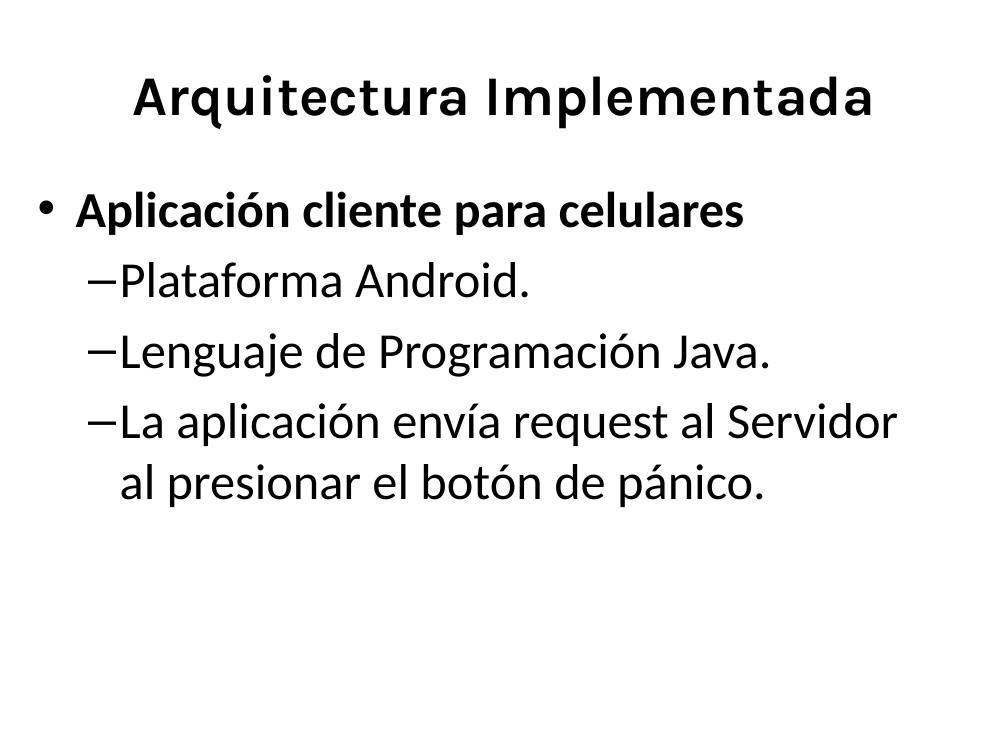
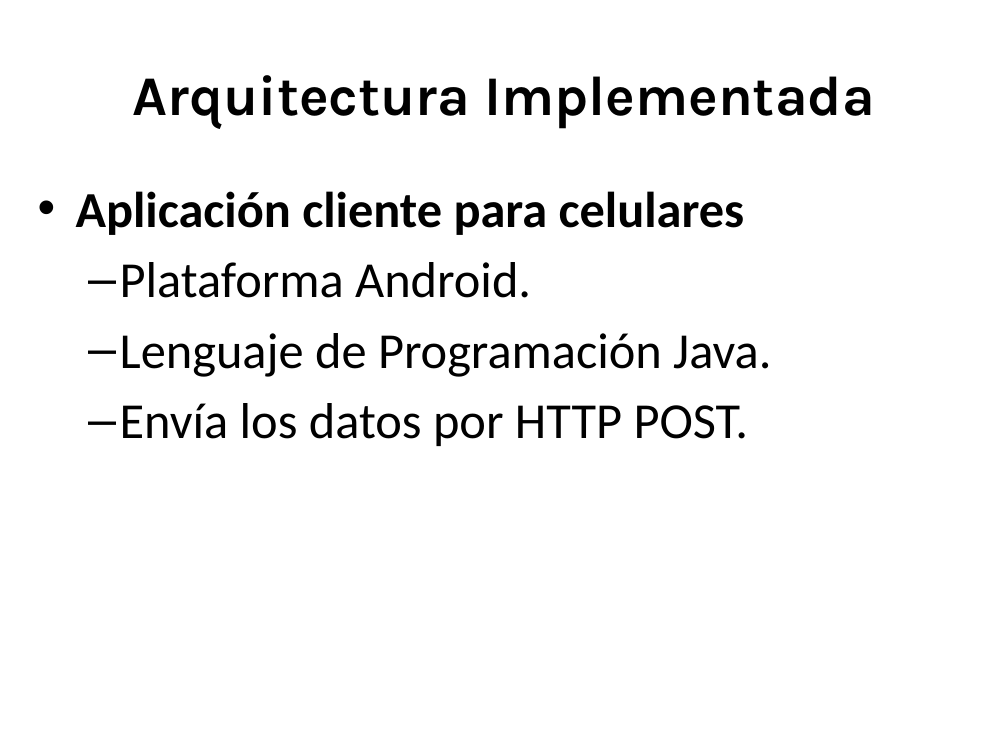
Before and after one commit to jmonetti/2012-1er-taller-de-desarrollo-de-proyectos-i, a slide deck: slide 22 of docs/Presentacion final/PresentacionFinal_V7.pptx. Drawn at 1008x756 pixels with LibreOffice and Linux fonts; fonts in the diff are those of the drawing; background and template pictures are left out. Boxes give left, top, right and bottom in pixels: in the first picture for what was removed or moved away, otherwise in the second. Text is boxed around its words. In the diff, an @@ line names an element or a change of style, - is before the commit and + after.

```diff
--- a/docs/Presentacion final/PresentacionFinal_V7.pptx
+++ b/docs/Presentacion final/PresentacionFinal_V7.pptx
@@ text at [120, 403, 748, 446]: text changed @@
-  – La aplicación envía request al Servidor al presionar el botón de pánico.
+  – Envía los datos por HTTP POST.
```
Also in this commit, not shown: 3 other slides changed, 2 slides added.
